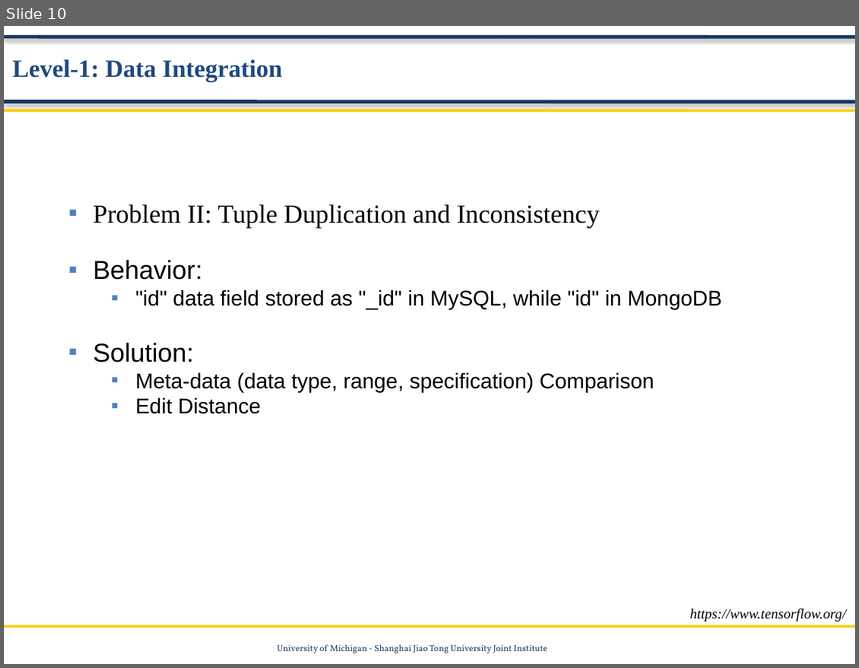
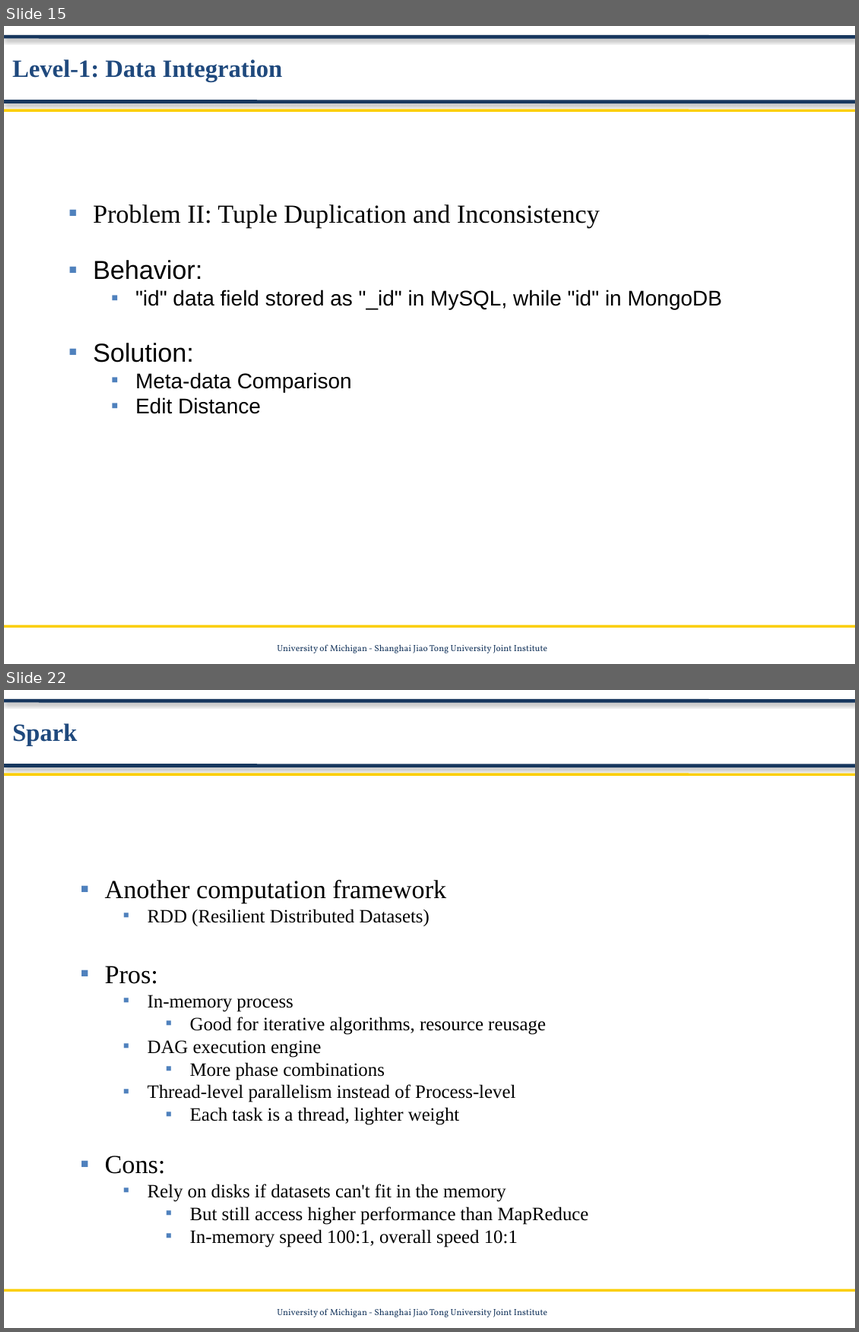
Before and after one commit to Data-Mining-UMJI/Data-Storage-Under-Revise, a slide deck: Preprocessing/Data Preprocessing.pptx. Shown one above the other, each under a label of ours: slide 10 before the commit, slides 15 and 22 after it; the slides between them are not shown. The pictures are 859x668 and 859x1332 pixels, drawn with LibreOffice and Linux fonts; fonts in the diff are those of the drawing; background and template pictures are left out. Boxes give left, top, right and bottom in pixels: in the first picture for what was removed or moved away, otherwise in the second. Text is boxed around its words. In the diff, an @@ line names an element or a change of style, - is before the commit and + after.

```diff
--- a/Preprocessing/Data Preprocessing.pptx
+++ b/Preprocessing/Data Preprocessing.pptx
@@ slide 22 added at (4, 690, 855, 1328), background #FFFFFF; not listed: 5 template elements that a slide beside it also shows @@
@@ text added at (12, 723, 77, 746), 21 pt, text #1F497D, bold @@
+Spark
@@ text added at (105, 880, 589, 1248), 16 pt, text #000000 @@
+■ Another computation framework
+  ■ RDD (Resilient Distributed Datasets)
+■ Pros:
+  ■ In-memory process
+    ■ Good for iterative algorithms, resource reusage
+  ■ DAG execution engine
+    ■ More phase combinations
+  ■ Thread-level parallelism instead of Process-level
+    ■ Each task is a thread, lighter weight
+■ Cons:
+  ■ Rely on disks if datasets can't fit in the memory
+    ■ But still access higher performance than MapReduce
+    ■ In-memory speed 100:1, overall speed 10:1
@@ what was slide 10 is now slide 15 @@
@@ slide 15 changed as well @@
@@ text at (135, 373, 352, 392): text changed @@
-  ■ Meta-data (data type, range, specification) Comparison
+  ■ Meta-data Comparison
@@ text removed at (690, 609, 847, 622) @@
-https://www.tensorflow.org/
```
Also in this commit, not shown: 10 other slides changed, 13 other slides added, 1 slide removed, 2 other files.
